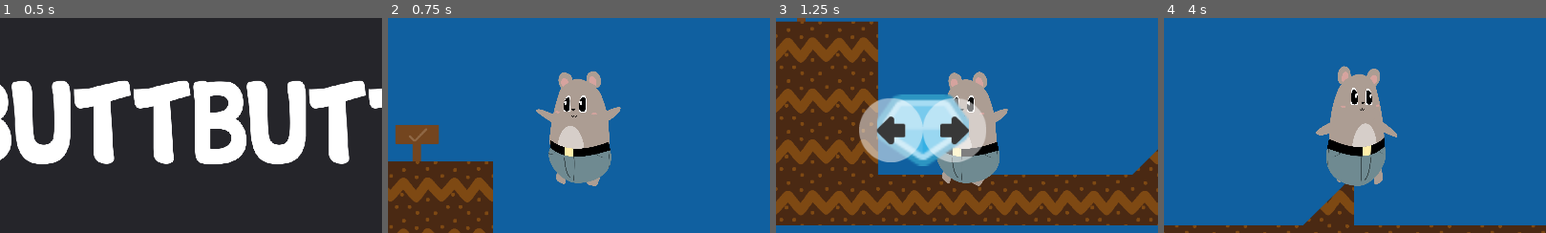
Above: before the commit, frames 1-4 (left to right).
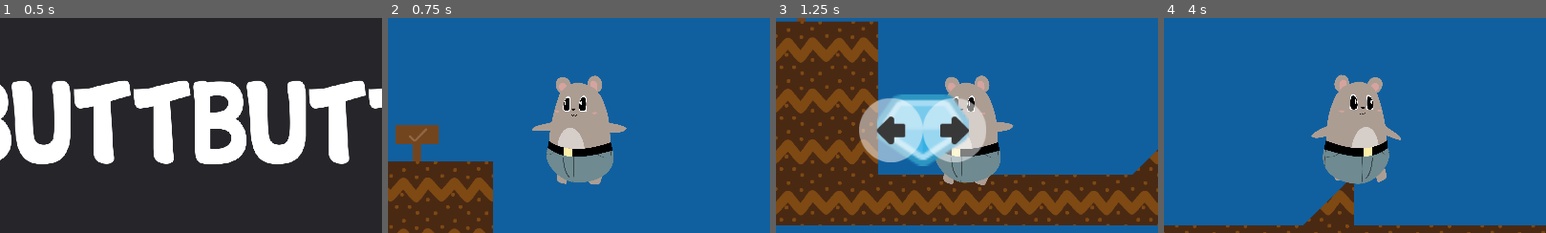
Above: after the commit, the same moments.

Repository: arnaudcoj/buttbutt_adventures
Game: Godot game, scene res://Main/scenes/Main.tscn
Two runs of this game, one before a commit and one after it. Both use one fixed random seed, a clock stepped at 60 frames per second and the inputs below.
Inputs (mouse positions are % of the whole screen's width and height, from its top left):
- Up to frame 1 (0.5 s): no input
- Up to frame 2 (0.75 s): tap Enter (ui_accept) at 0.5 s; move the mouse to (72, 45) at 0.52 s; hold Right (right_action) from 0.53 s (still down); click (72, 45) at 0.67 s
- Up to frame 3 (1.25 s): keep holding Right (right_action); tap Enter (ui_accept) at 0.77 s
- Up to frame 4 (4 s): move the mouse to (30, 55) at 1.27 s; tap Enter (ui_accept) at 1.52, 3.02, 3.77 s; move the mouse to (60, 28) at 2.02 s; release Right (right_action) at 2.03 s; hold Left (left_action) 2.03-2.78 s; move the mouse to (45, 70) at 2.77 s; hold Right (right_action) from 2.78 s (still down); click (45, 70) at 2.92 s; move the mouse to (80, 65) at 3.52 s
The pictures show only the part of the screen within x 25-75%, y 23-73%; the shares and areas given below are measured in that part.

Frame 1 is identical in both runs. In frame 2, 1.7% of the frame differs, in the area x 37-63%, y 24-79%; in frame 3, 1.1%; in frame 4, 2.2%, in the area x 38-62%, y 22-79%.
Error in both runs: Trying to assign value of type 'Node' to a variable of type 'KinematicBody2D'. (res://Main/scripts/Splash.gd:4)

Commit message:
better better better animation

Diff:
--- a/sources/entities/buttbutt/Skeleton.tscn
+++ b/sources/entities/buttbutt/Skeleton.tscn
@@ -401,14 +401,14 @@
 tracks/4/imported = false
 tracks/4/enabled = true
 tracks/4/keys = {
-"times": PoolRealArray( 0, 0.4, 1 ),
+"times": PoolRealArray( 0, 0.4, 0.9 ),
 "transitions": PoolRealArray( 1, 1, 1 ),
 "update": 0,
 "values": [ Vector2( 0.27, 0.27 ), Vector2( 0.285, 0.27 ), Vector2( 0.27, 0.27 ) ]
 }
 
 [sub_resource type="Animation" id=4]
-length = 2.0
+length = 0.6
 tracks/0/type = "value"
 tracks/0/path = NodePath("Front/ButtPivot/Butt/ButtSprite:scale")
 tracks/0/interp = 1
@@ -416,10 +416,10 @@
 tracks/0/imported = false
 tracks/0/enabled = true
 tracks/0/keys = {
-"times": PoolRealArray( 0.2, 0.6, 0.9, 1.2 ),
-"transitions": PoolRealArray( -2, -2, 1, 1 ),
-"update": 0,
-"values": [ Vector2( 0.3, 0.25 ), Vector2( 0.26, 0.3 ), Vector2( 0.29, 0.3 ), Vector2( 0.26, 0.3 ) ]
+"times": PoolRealArray( 0, 0.2, 0.3, 0.4, 0.6 ),
+"transitions": PoolRealArray( 1, -2, -2, 1, 1 ),
+"update": 0,
+"values": [ Vector2( 0.27, 0.27 ), Vector2( 0.3, 0.25 ), Vector2( 0.26, 0.3 ), Vector2( 0.29, 0.3 ), Vector2( 0.26, 0.3 ) ]
 }
 tracks/1/type = "value"
 tracks/1/path = NodePath("Front/ButtPivot/Butt/BodyPivot/Body/RightArmPivot:rotation_degrees")
@@ -428,10 +428,10 @@
 tracks/1/imported = false
 tracks/1/enabled = true
 tracks/1/keys = {
-"times": PoolRealArray( 0.4, 0.7 ),
-"transitions": PoolRealArray( -2, -2 ),
-"update": 0,
-"values": [ -5.0, 10.0 ]
+"times": PoolRealArray( 0, 0.2, 0.3 ),
+"transitions": PoolRealArray( 1, -2, -2 ),
+"update": 0,
+"values": [ 0.0, -5.0, 10.0 ]
 }
 tracks/2/type = "value"
 tracks/2/path = NodePath("Front/ButtPivot/Butt/BodyPivot/Body/LeftArmPivot:rotation_degrees")
@@ -440,10 +440,10 @@
 tracks/2/imported = false
 tracks/2/enabled = true
 tracks/2/keys = {
-"times": PoolRealArray( 0.3, 0.6 ),
-"transitions": PoolRealArray( -2, -2 ),
-"update": 0,
-"values": [ 10.0, -5.0 ]
+"times": PoolRealArray( 0, 0.2, 0.3 ),
+"transitions": PoolRealArray( 1, -2, -2 ),
+"update": 0,
+"values": [ 0.0, 10.0, -5.0 ]
 }
 tracks/3/type = "value"
 tracks/3/path = NodePath("Front/ButtPivot/Butt/BodyPivot/Body:scale")
@@ -452,7 +452,7 @@
 tracks/3/imported = false
 tracks/3/enabled = true
 tracks/3/keys = {
-"times": PoolRealArray( 0.2, 0.6, 0.9, 1.2 ),
+"times": PoolRealArray( 0, 0.3, 0.4, 0.6 ),
 "transitions": PoolRealArray( -2, -2, 1, 1 ),
 "update": 0,
 "values": [ Vector2( 1.1, 0.8 ), Vector2( 0.95, 1.05 ), Vector2( 1.05, 0.95 ), Vector2( 0.95, 1.05 ) ]
@@ -464,7 +464,7 @@
 tracks/4/imported = false
 tracks/4/enabled = true
 tracks/4/keys = {
-"times": PoolRealArray( 0.2, 0.6, 1.2 ),
+"times": PoolRealArray( 0, 0.3, 0.6 ),
 "transitions": PoolRealArray( -2, -2, 1 ),
 "update": 0,
 "values": [ Vector2( 0.097, -65 ), Vector2( 0.097, -85 ), Vector2( 0.097, -90 ) ]
@@ -476,7 +476,7 @@
 tracks/5/imported = false
 tracks/5/enabled = true
 tracks/5/keys = {
-"times": PoolRealArray( 0.2, 0.6 ),
+"times": PoolRealArray( 0, 0.3 ),
 "transitions": PoolRealArray( -2, -2 ),
 "update": 0,
 "values": [ -20.0, 15.0 ]
@@ -488,7 +488,7 @@
 tracks/6/imported = false
 tracks/6/enabled = true
 tracks/6/keys = {
-"times": PoolRealArray( 0.2, 0.6 ),
+"times": PoolRealArray( 0, 0.3 ),
 "transitions": PoolRealArray( -2, -2 ),
 "update": 0,
 "values": [ 20.0, -15.0 ]
@@ -500,10 +500,10 @@
 tracks/7/imported = false
 tracks/7/enabled = true
 tracks/7/keys = {
-"times": PoolRealArray( 0.2, 0.6 ),
-"transitions": PoolRealArray( 1, 1 ),
-"update": 0,
-"values": [ Vector2( -8.739, -50 ), Vector2( -8.739, -63 ) ]
+"times": PoolRealArray( 0, 0.2, 0.3 ),
+"transitions": PoolRealArray( 1, 1, 1 ),
+"update": 0,
+"values": [ Vector2( -8.73872, -56.4044 ), Vector2( -8.739, -50 ), Vector2( -8.739, -63 ) ]
 }
 
 [sub_resource type="Animation" id=5]
@@ -669,20 +669,83 @@
 [sub_resource type="AnimationNodeAdd2" id=6]
 
 [sub_resource type="AnimationNodeAnimation" id=7]
+animation = "Default"
+
+[sub_resource type="AnimationNodeAnimation" id=8]
+animation = "Fall"
+
+[sub_resource type="AnimationNodeAnimation" id=9]
 animation = "Idle"
 
-[sub_resource type="AnimationNodeAnimation" id=8]
-animation = "Default"
-
-[sub_resource type="AnimationNodeBlendTree" id=9]
-graph_offset = Vector2( -671.8, 176.9 )
+[sub_resource type="AnimationNodeAnimation" id=10]
+animation = "Jump"
+
+[sub_resource type="AnimationNodeAnimation" id=11]
+animation = "Walk"
+
+[sub_resource type="AnimationNodeStateMachineTransition" id=12]
+xfade_time = 0.5
+
+[sub_resource type="AnimationNodeStateMachineTransition" id=13]
+switch_mode = 2
+auto_advance = true
+xfade_time = 0.25
+
+[sub_resource type="AnimationNodeStateMachineTransition" id=14]
+xfade_time = 0.3
+
+[sub_resource type="AnimationNodeStateMachineTransition" id=15]
+xfade_time = 0.05
+
+[sub_resource type="AnimationNodeStateMachineTransition" id=16]
+xfade_time = 0.05
+
+[sub_resource type="AnimationNodeStateMachineTransition" id=17]
+xfade_time = 0.1
+
+[sub_resource type="AnimationNodeStateMachineTransition" id=21]
+xfade_time = 0.1
+
+[sub_resource type="AnimationNodeStateMachineTransition" id=22]
+xfade_time = 0.1
+
+[sub_resource type="AnimationNodeStateMachineTransition" id=23]
+xfade_time = 0.1
+
+[sub_resource type="AnimationNodeStateMachineTransition" id=24]
+xfade_time = 0.1
+
+[sub_resource type="AnimationNodeStateMachineTransition" id=25]
+xfade_time = 0.1
+
+[sub_resource type="AnimationNodeStateMachineTransition" id=26]
+xfade_time = 0.1
+
+[sub_resource type="AnimationNodeStateMachine" id=18]
+states/Fall/node = SubResource( 8 )
+states/Fall/position = Vector2( 657, 286 )
+states/Idle/node = SubResource( 9 )
+states/Idle/position = Vector2( 657, -16 )
+states/Jump/node = SubResource( 10 )
+states/Jump/position = Vector2( 745, 78 )
+states/Walk/node = SubResource( 11 )
+states/Walk/position = Vector2( 551, 78 )
+transitions = [ "Idle", "Fall", SubResource( 12 ), "Jump", "Fall", SubResource( 13 ), "Walk", "Fall", SubResource( 14 ), "Walk", "Jump", SubResource( 15 ), "Idle", "Jump", SubResource( 16 ), "Idle", "Walk", SubResource( 17 ), "Walk", "Idle", SubResource( 21 ), "Jump", "Idle", SubResource( 22 ), "Jump", "Walk", SubResource( 23 ), "Fall", "Idle", SubResource( 24 ), "Fall", "Jump", SubResource( 25 ), "Fall", "Walk", SubResource( 26 ) ]
+start_node = "Idle"
+graph_offset = Vector2( 127, -93 )
+
+[sub_resource type="AnimationNodeBlendTree" id=19]
+graph_offset = Vector2( -564.2, 16.45 )
 nodes/Add2/node = SubResource( 6 )
-nodes/Add2/position = Vector2( 40, 140 )
-nodes/Animation/node = SubResource( 7 )
-nodes/Animation/position = Vector2( -580, 280 )
-nodes/RestPose/node = SubResource( 8 )
-nodes/RestPose/position = Vector2( -160, 60 )
-node_connections = [ "output", 0, "Add2", "Add2", 0, "RestPose", "Add2", 1, "Animation" ]
+nodes/Add2/position = Vector2( 40, 160 )
+nodes/RestPose/node = SubResource( 7 )
+nodes/RestPose/position = Vector2( -160, 80 )
+nodes/StateMachine/node = SubResource( 18 )
+nodes/StateMachine/position = Vector2( -220, 200 )
+nodes/output/position = Vector2( 300, 160 )
+node_connections = [ "output", 0, "Add2", "Add2", 0, "RestPose", "Add2", 1, "StateMachine" ]
+
+[sub_resource type="AnimationNodeStateMachinePlayback" id=20]
 
 [node name="Skeleton" type="Node2D"]
 script = ExtResource( 1 )
@@ -698,25 +761,23 @@
 position = Vector2( 0, 4.33256 )
 
 [node name="Body" type="Node2D" parent="Front/ButtPivot/Butt/BodyPivot"]
-position = Vector2( 0.097, -65 )
-scale = Vector2( 1.1, 0.8 )
+position = Vector2( 0.0965538, -77.2142 )
 
 [node name="FacePivot" type="Position2D" parent="Front/ButtPivot/Butt/BodyPivot/Body"]
 position = Vector2( -15.7914, -34.548 )
 
 [node name="Face" type="Node2D" parent="Front/ButtPivot/Butt/BodyPivot/Body/FacePivot"]
-position = Vector2( 15.5544, 28.472 )
+position = Vector2( 15.3385, 29.9442 )
 __meta__ = {
 "_edit_group_": true
 }
 
 [node name="FaceRemoteTransform" type="RemoteTransform2D" parent="Front/ButtPivot/Butt/BodyPivot/Body/FacePivot/Face"]
-position = Vector2( -8.739, -50 )
+position = Vector2( -8.73872, -56.4044 )
 remote_path = NodePath("../../../../../../../RemoteSprites/Face")
 
 [node name="LeftEarPivot" type="Position2D" parent="Front/ButtPivot/Butt/BodyPivot/Body"]
 position = Vector2( 31.6891, -89.7859 )
-rotation = 0.349066
 
 [node name="LeftEar" type="Node2D" parent="Front/ButtPivot/Butt/BodyPivot/Body/LeftEarPivot"]
 position = Vector2( 9.31948, -24.1892 )
@@ -730,7 +791,6 @@
 
 [node name="RightEarPivot" type="Position2D" parent="Front/ButtPivot/Butt/BodyPivot/Body"]
 position = Vector2( -34.3299, -89.3457 )
-rotation = -0.349066
 
 [node name="RightEar" type="Node2D" parent="Front/ButtPivot/Butt/BodyPivot/Body/RightEarPivot"]
 position = Vector2( -11.3769, -20.1197 )
@@ -743,7 +803,6 @@
 
 [node name="LeftArmPivot" type="Position2D" parent="Front/ButtPivot/Butt/BodyPivot/Body"]
 position = Vector2( 35.6503, -7.04203 )
-rotation = -0.0872665
 
 [node name="LeftArm" type="Node2D" parent="Front/ButtPivot/Butt/BodyPivot/Body/LeftArmPivot"]
 editor/display_folded = true
@@ -758,7 +817,6 @@
 
 [node name="RightArmPivot" type="Position2D" parent="Front/ButtPivot/Butt/BodyPivot/Body"]
 position = Vector2( -45.3331, -10.563 )
-rotation = 0.174533
 
 [node name="RightArm" type="Node2D" parent="Front/ButtPivot/Butt/BodyPivot/Body/RightArmPivot"]
 position = Vector2( -34.2886, -15.4744 )
@@ -805,7 +863,7 @@
 
 [node name="ButtSprite" type="Sprite" parent="Front/ButtPivot/Butt"]
 position = Vector2( 0.67, 0 )
-scale = Vector2( 0.3, 0.25 )
+scale = Vector2( 0.272868, 0.27 )
 texture = ExtResource( 7 )
 __meta__ = {
 "_edit_lock_": true
@@ -815,9 +873,7 @@
 
 [node name="RightEar" type="Node2D" parent="Front/RemoteSprites"]
 editor/display_folded = true
-position = Vector2( -57.6892, -76.2251 )
-rotation = -0.258771
-scale = Vector2( 1.06926, 0.840641 )
+position = Vector2( -46.3042, -114.416 )
 __meta__ = {
 "_edit_group_": true,
 "_edit_lock_": true
@@ -829,9 +885,7 @@
 
 [node name="RightArm" type="Node2D" parent="Front/RemoteSprites"]
 editor/display_folded = true
-position = Vector2( -89.6976, 2.66919 )
-rotation = 0.127542
-scale = Vector2( 1.09216, 0.810671 )
+position = Vector2( -80.2191, -4.57322 )
 __meta__ = {
 "_edit_group_": true,
 "_edit_lock_": true
@@ -842,8 +896,7 @@
 texture = ExtResource( 9 )
 
 [node name="Face" type="Node2D" parent="Front/RemoteSprites"]
-position = Vector2( -10.4706, -37.5972 )
-scale = Vector2( 1.1, 0.8 )
+position = Vector2( -9.78907, -65.9588 )
 __meta__ = {
 "_edit_group_": true,
 "_edit_lock_": true
@@ -969,6 +1022,8 @@
 anims/Walk = SubResource( 5 )
 
 [node name="AnimationTree" type="AnimationTree" parent="."]
-tree_root = SubResource( 9 )
+tree_root = SubResource( 19 )
 anim_player = NodePath("../AnimationPlayer")
+active = true
 parameters/Add2/add_amount = 1.0
+parameters/StateMachine/playback = SubResource( 20 )
--- a/sources/entities/buttbutt/fsm/Fall.gd
+++ b/sources/entities/buttbutt/fsm/Fall.gd
@@ -35,7 +35,7 @@
 	else:
 		body.can_jump = false
 
-	body.skeleton.animation_player.play("Fall")
+	body.skeleton.play("Fall")
 
 func leave_state():
 	timer.stop()
--- a/sources/entities/buttbutt/fsm/Idle.gd
+++ b/sources/entities/buttbutt/fsm/Idle.gd
@@ -11,4 +11,4 @@
 func enter_state():
 	.enter_state()
 	body.can_jump = true
-	body.skeleton.animation_player.play("Idle")
+	body.skeleton.play("Idle")
--- a/sources/entities/buttbutt/fsm/Jump.gd
+++ b/sources/entities/buttbutt/fsm/Jump.gd
@@ -41,4 +41,4 @@
 	print("enter ", name)
 	body.velocity.y = -speed.y
 	body.can_jump = false
-	body.skeleton.animation_player.play("Jump")
+	body.skeleton.play("Jump")
--- a/sources/entities/buttbutt/fsm/Walk.gd
+++ b/sources/entities/buttbutt/fsm/Walk.gd
@@ -15,7 +15,7 @@
 
 func enter_state():
 	.enter_state()
-	body.skeleton.animation_player.play("Walk")
+	body.skeleton.play("Walk")
 	body.can_jump = true
 
 func update_physics(delta):
--- a/sources/entities/buttbutt/scripts/buttbutt_skeleton.gd
+++ b/sources/entities/buttbutt/scripts/buttbutt_skeleton.gd
@@ -4,9 +4,13 @@
 
 onready var animation_player = $AnimationPlayer
 onready var animation_tree = $AnimationTree
+onready var animation_state_machine = animation_tree["parameters/StateMachine/playback"]
 
 const ORIENTATION_LEFT = 1
 const ORIENTATION_RIGHT = -1
 
 func flip(orientation):
 	scale.x = orientation
+
+func play(state):
+	animation_state_machine.travel(state)
Not shown: 1 places in sources/entities/buttbutt/Skeleton.tscn that only renumber resources
